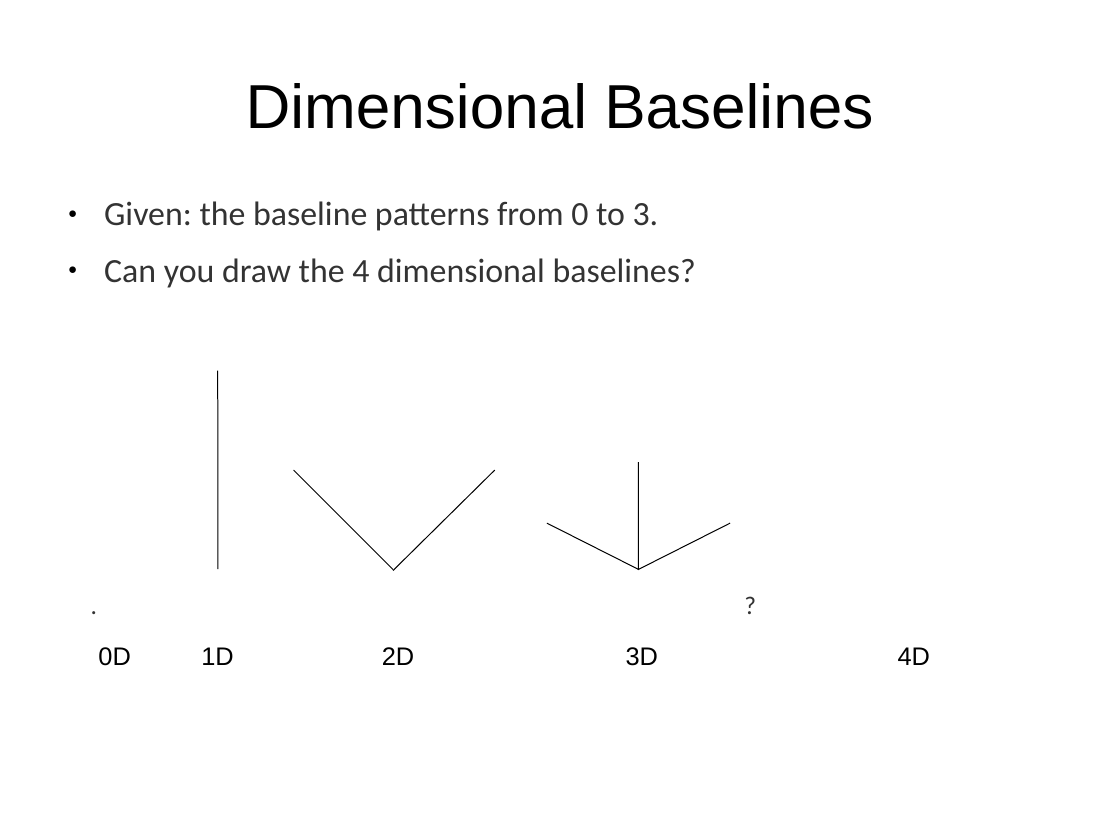
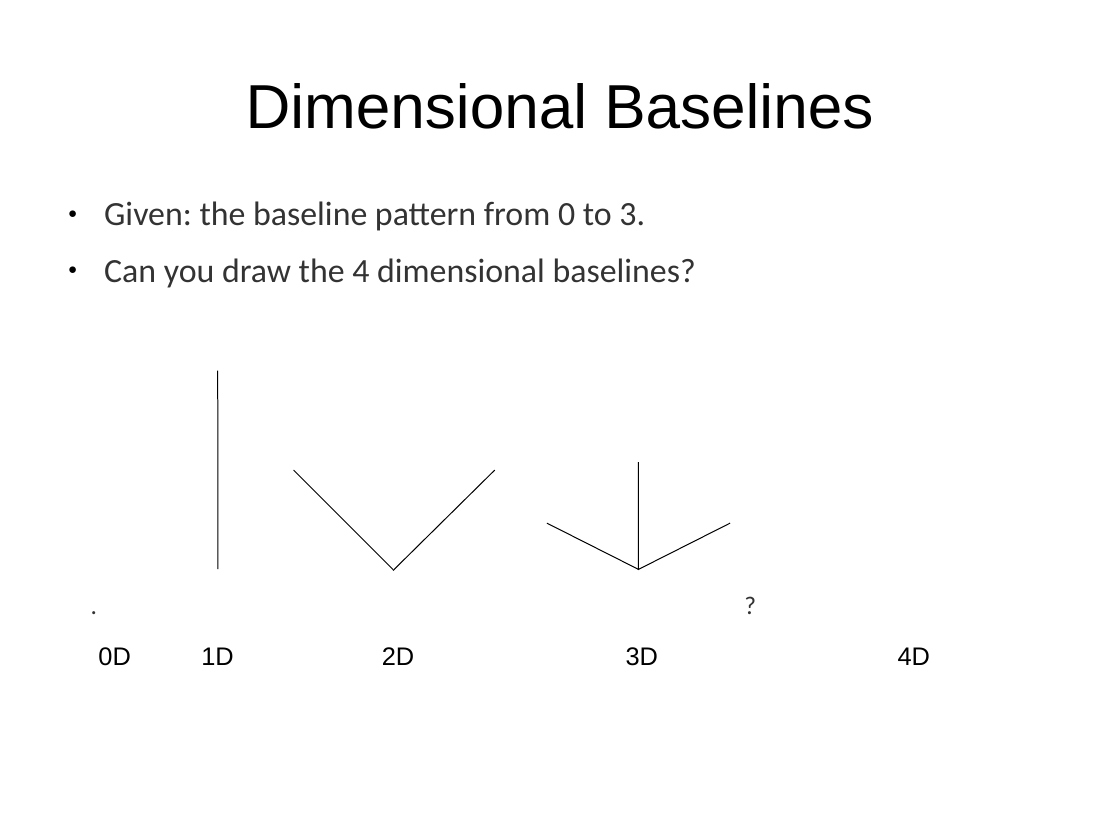
Before and after one commit to tigerfarm/tfpfiles, a slide deck: slide 10 of books/content/cubes/3DrawCube3a.odp. Drawn at 1120x840 pixels with LibreOffice and Linux fonts; fonts in the diff are those of the drawing; background and template pictures are left out. Boxes give left, top, right and bottom in pixels: in the first picture for what was removed or moved away, otherwise in the second. Text is boxed around its words. In the diff, an @@ line names an element or a change of style, - is before the commit and + after.

```diff
--- a/books/content/cubes/3DrawCube3a.odp
+++ b/books/content/cubes/3DrawCube3a.odp
@@ text at [104,201,645,231]: text changed @@
-● Given: the baseline patterns from 0 to 3.
+● Given: the baseline pattern from 0 to 3.
```
Also in this commit, not shown: 35 other files.
